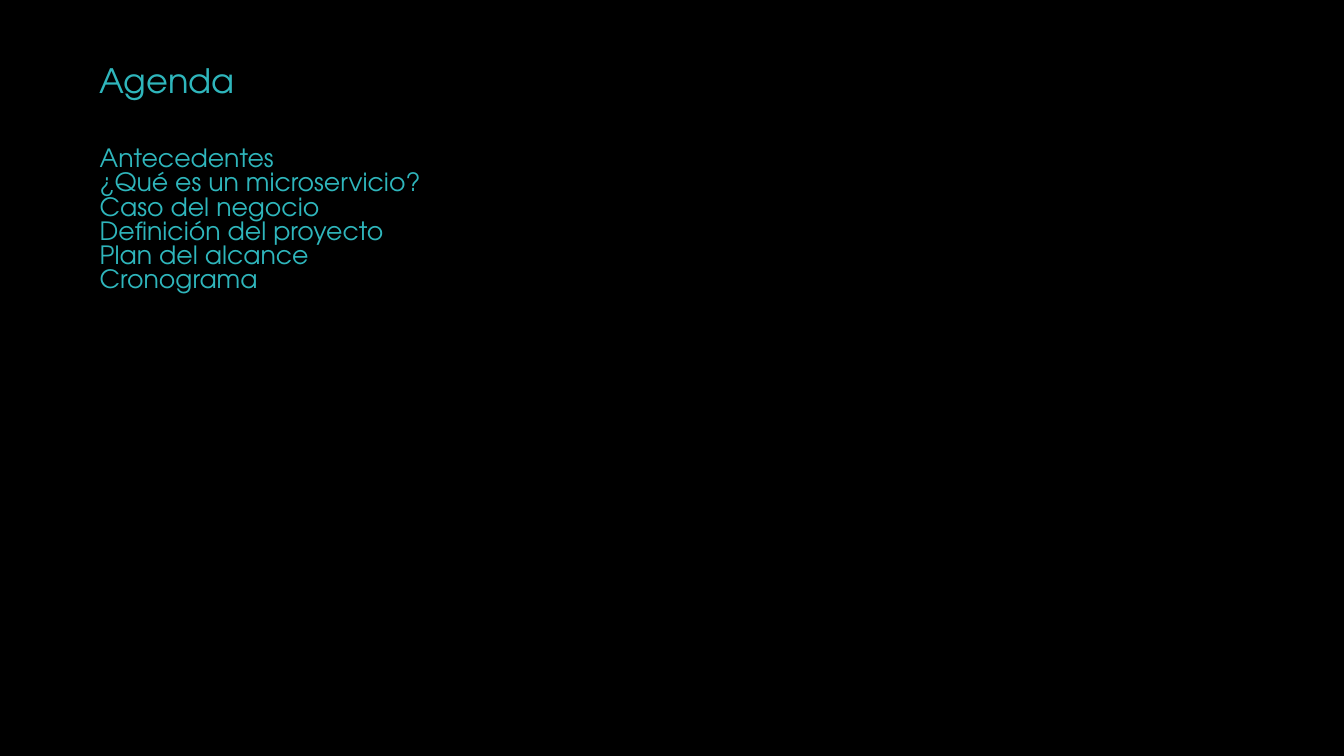
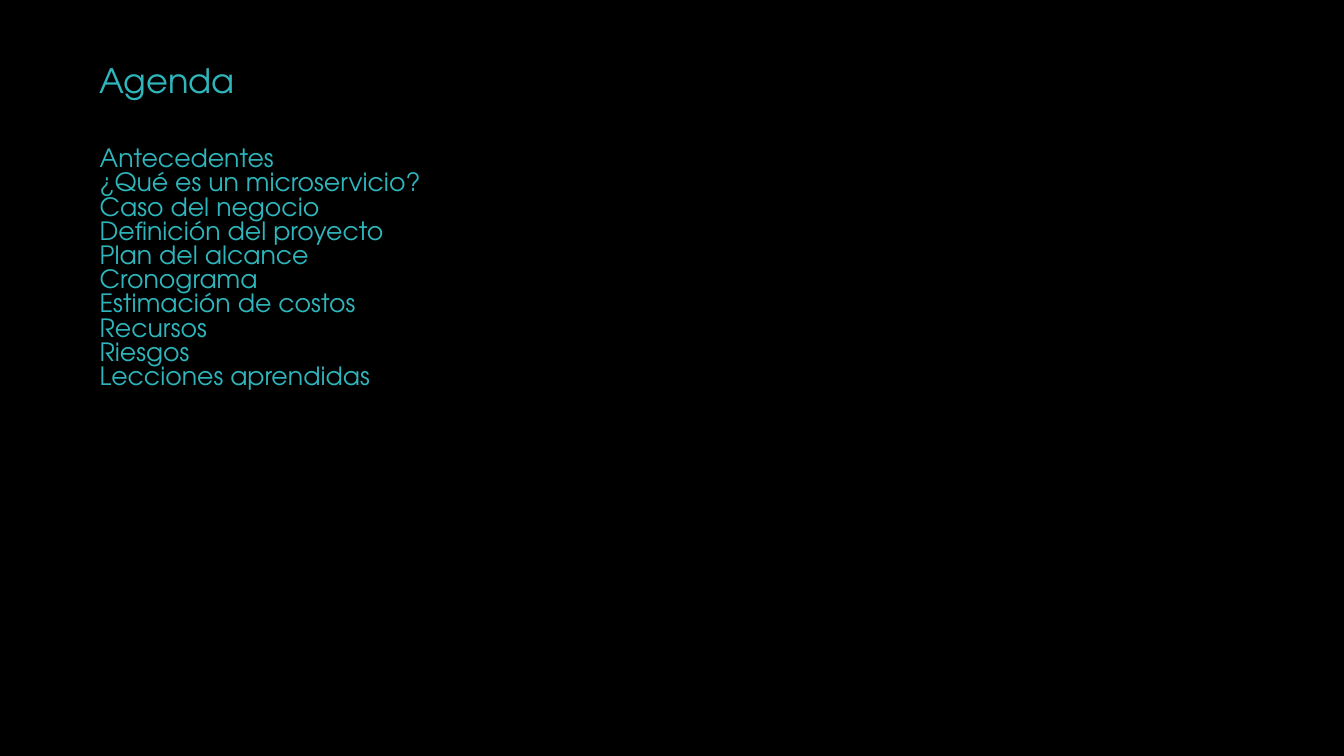
Before and after one commit to darkvical/gestion-proy-trabajo, a slide deck: slide 2 of GestionProy - Presentacion.pptx. Drawn at 1344x756 pixels with LibreOffice and Linux fonts; fonts in the diff are those of the drawing; background and template pictures are left out. Boxes give left, top, right and bottom in pixels: in the first picture for what was removed or moved away, otherwise in the second. Text is boxed around its words. In the diff, an @@ line names an element or a change of style, - is before the commit and + after.

```diff
--- a/GestionProy - Presentacion.pptx
+++ b/GestionProy - Presentacion.pptx
@@ text at <box>100,286,369,390</box>: paragraphs added @@
+Estimación de costos
+Recursos
+Riesgos
+Lecciones aprendidas
```
Also in this commit, not shown: 2 other slides changed, 14 slides added, 1 slide removed, 1 other file.
